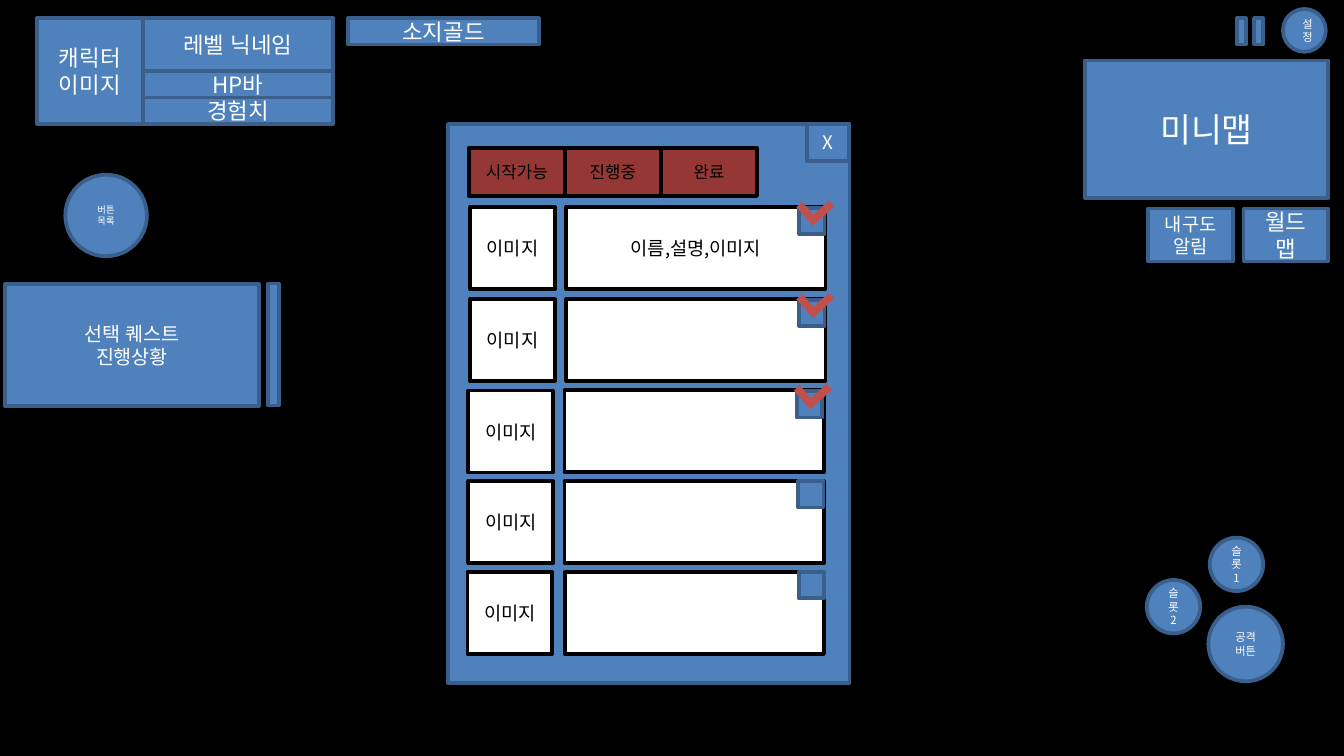
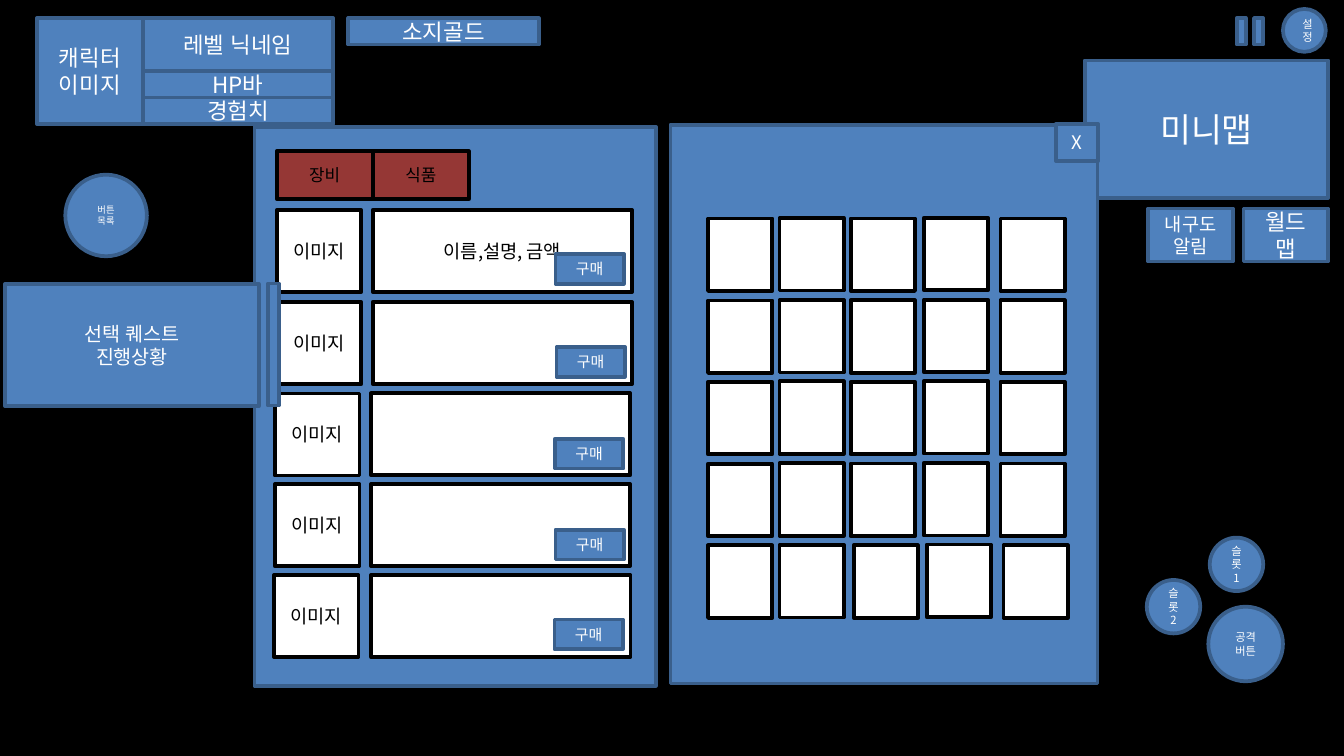
Before and after one commit to qwo330/LastProject, a slide deck: slide 12 of 기획_설계/UI디자인/척박한게임.pptx. Drawn at 1344x756 pixels with LibreOffice and Linux fonts; fonts in the diff are those of the drawing. Boxes give left, top, right and bottom in pixels: in the first picture for what was removed or moved away, otherwise in the second. Text is boxed around its words. In the diff, an @@ line names an element or a change of style, - is before the commit and + after.

Commit message:
StageManager 씬 전환 테스트 완료

```diff
--- a/기획_설계/UI디자인/척박한게임.pptx
+++ b/기획_설계/UI디자인/척박한게임.pptx
@@ rectangle removed at [564, 148, 661, 196] @@
-진행중
@@ rectangle removed at [661, 148, 758, 196] @@
-완료
@@ rectangle: place and size @@
-rectangle at [797, 391, 823, 418]
+rectangle at [671, 125, 1098, 684]
@@ rectangle "X": place and size @@
-rectangle "X" at [806, 124, 848, 161]
+rectangle "X" at [1056, 124, 1098, 161]
@@ rectangle added at [277, 151, 374, 199], fill #953735, outline #000000 2 pt, 9 pt, text #000000 @@
+장비
@@ rectangle "식품": place and size @@
-rectangle "식품" at [469, 148, 566, 196]
+rectangle "식품" at [372, 151, 469, 199]
@@ text in rectangle at [405, 167, 436, 182]: text changed @@
-시작가능
+식품
@@ corner removed at [797, 189, 834, 225] @@
@@ rectangle removed at [800, 208, 825, 235] @@
@@ 7 rectangles: place and size @@
-7 rectangles at [469, 207, 825, 563]
+7 rectangles at [276, 210, 632, 566]
@@ text in rectangle at [444, 242, 561, 264]: text changed @@
-이름,설명,이미지
+이름,설명, 금액
@@ rectangle added at [555, 254, 624, 284], fill #4F81BD, outline #3A5F8C 2 pt, 8 pt, text #FFFFFF @@
+구매
@@ corner removed at [797, 280, 834, 317] @@
@@ fill #4F81BD to #FFFFFF; outline #3A5F8C 2 pt to #000000 2 pt in 3 elements at [780, 544, 844, 617], [780, 464, 844, 536], [780, 300, 844, 372] @@
@@ rectangle: place and size @@
-rectangle at [800, 300, 825, 327]
+rectangle at [780, 300, 844, 372]
@@ rectangle added at [556, 347, 625, 376], fill #4F81BD, outline #3A5F8C 2 pt, 8 pt, text #FFFFFF @@
+구매
@@ corner removed at [794, 371, 831, 408] @@
@@ rectangle added at [555, 438, 624, 468], fill #4F81BD, outline #3A5F8C 2 pt, 8 pt, text #FFFFFF @@
+구매
@@ rectangle: place and size @@
-rectangle at [798, 481, 824, 508]
+rectangle at [780, 464, 844, 536]
@@ rectangle added at [555, 530, 624, 559], fill #4F81BD, outline #3A5F8C 2 pt, 8 pt, text #FFFFFF @@
+구매
@@ rectangle: place and size @@
-rectangle at [798, 573, 824, 599]
+rectangle at [780, 544, 844, 617]
@@ group added at [708, 218, 1068, 618]: 22 rectangles @@
@@ 4 rectangles: place and size @@
-4 rectangles at [448, 124, 849, 683]
+4 rectangles at [254, 126, 656, 685]
@@ rectangle added at [555, 620, 624, 649], fill #4F81BD, outline #3A5F8C 2 pt, 8 pt, text #FFFFFF @@
+구매
```
Also in this commit, not shown: 1 other slide changed, 1 slide added, 30 other files.
